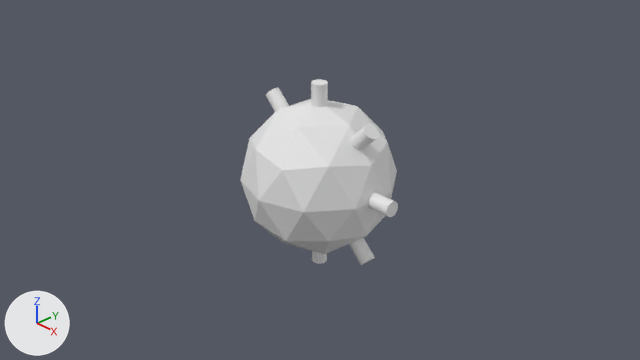
Two versions of the Blender file Enemy/Virus.blend, one commit apart.
Rendered twice from the file's camera 'Camera'. Lighting does not change. The marker at lower left points along +X, +Y and +Z.
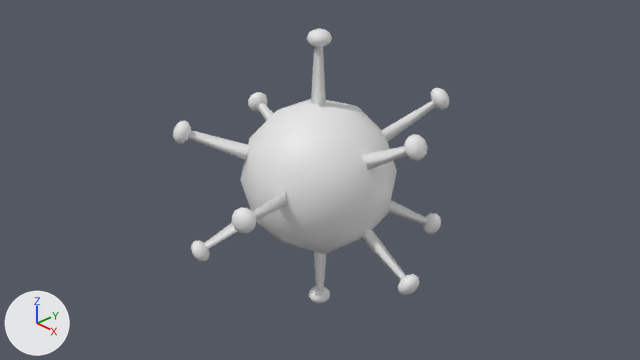
ob_braco_pivot is not drawn itself; it is the parent of ob_braco_ponto_superficie.
ob_braco_ponto_superficie is not drawn itself; it is used by a modifier of ob_cylinder.
ob_braco_ponto_superficie_001 is not drawn itself; it is used by a modifier of ob_braco.

Location of each change, [x1, y1, x2, y2] in pixels of the pictures (640 x 360 px):
```json
{"object": "Braco", "change": "added", "after": [173, 28, 449, 303]}
{"object": "Cylinder", "change": "deleted", "before": [266, 79, 398, 265]}
{"part": 1, "of": "me_icosphere", "change": "shading changed", "before": [240, 99, 397, 254], "after": [240, 99, 397, 254]}
```

Edits to the scene script, one JSON object a line:
```json
{"block": "me_icosphere", "where": "me_icosphere.from_pydata(...)  # 42 vertices, 80 faces; spans x -0.95..0.95, y -1.0..1.0, z -1.0..1.0"}
{"block": "me_icosphere", "where": "# used by ob_icosphere; location = (0.0, 0.0, 0.0)"}
{"block": "me_icosphere", "change": "me_icosphere part 1: all faces are now shaded smooth (80 of 80 changed)"}
{"op": "add", "block": "me_cylinder_002", "code": ["me_cylinder_002 = bpy.data.meshes.new('Cylinder.002')", "me_cylinder_002.from_pydata(...)  # 54 vertices, 85 faces; spans x -0.143..0.143, y -0.15..0.15, z 0.0..0.957", "me_cylinder_002.polygons.foreach_set('use_smooth', [True] * 85)"]}
{"op": "remove", "block": "ob_cylinder", "code": ["ob_cylinder = bpy.data.objects.new('Cylinder', me_cylinder_001)", "ob_cylinder.location = (0.0, 0.0, 1.0)", "_m = ob_cylinder.modifiers.new('Array', 'ARRAY')", "_m.count = 8", "_m.constant_offset_displace = (0.0, 0.0, 0.0)", "_m.use_relative_offset = False", "_m.use_object_offset = True", "_m.offset_object = ob_braco_ponto_superficie"]}
{"op": "set", "path": "ob_braco_pivot.rotation_euler", "old": "(0.0, 0.785, 0.0)", "new": "(0.0, 1.047, 0.0)", "note": "degrees (0, 45, 0) -> degrees (0, 60, 0)"}
{"op": "set", "path": "ob_braco_ponto_superficie.location", "old": "(0.0, 0.0, 1.0)", "new": "(0.0, 0.0, 0.95)"}
{"op": "add", "block": "ob_braco_ponto_superficie_001", "code": ["ob_braco_ponto_superficie_001 = bpy.data.objects.new('Braco_ponto_superficie.001', None)", "ob_braco_ponto_superficie_001.parent = ob_braco_pivot_001", "ob_braco_ponto_superficie_001.location = (0.0, 0.0, 0.95)"]}
{"op": "add", "block": "ob_braco_pivot_001", "code": ["ob_braco_pivot_001 = bpy.data.objects.new('Braco_pivot.001', None)", "ob_braco_pivot_001.location = (0.0, 0.0, 0.0)", "ob_braco_pivot_001.rotation_euler = (0.0, 1.047, 1.047)  # degrees (0, 60, 60)"]}
{"op": "add", "block": "ob_braco", "code": ["ob_braco = bpy.data.objects.new('Braco', me_cylinder_002)", "ob_braco.location = (0.0, 0.0, 0.95)", "_m = ob_braco.modifiers.new('Array', 'ARRAY')", "_m.count = 3", "_m.constant_offset_displace = (0.0, 0.0, 0.0)", "_m.use_relative_offset = False", "_m.use_object_offset = True", "_m.offset_object = ob_braco_ponto_superficie", "_m = ob_braco.modifiers.new('Array.001', 'ARRAY')", "_m.count = 4", "_m.constant_offset_displace = (0.0, 0.0, 0.0)", "_m.use_relative_offset = False", "_m.use_object_offset = True", "_m.offset_object = ob_braco_ponto_superficie_001"]}
```
